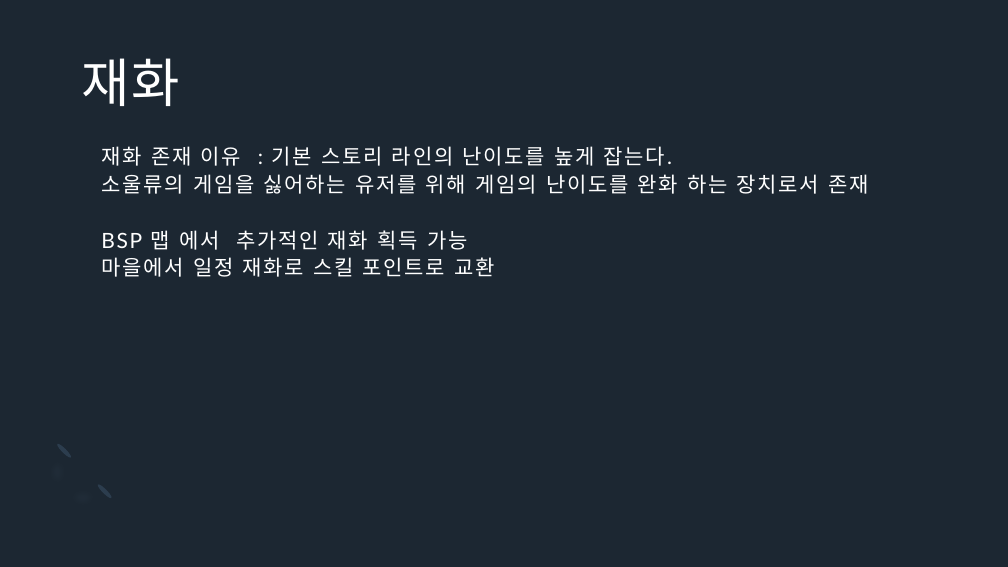
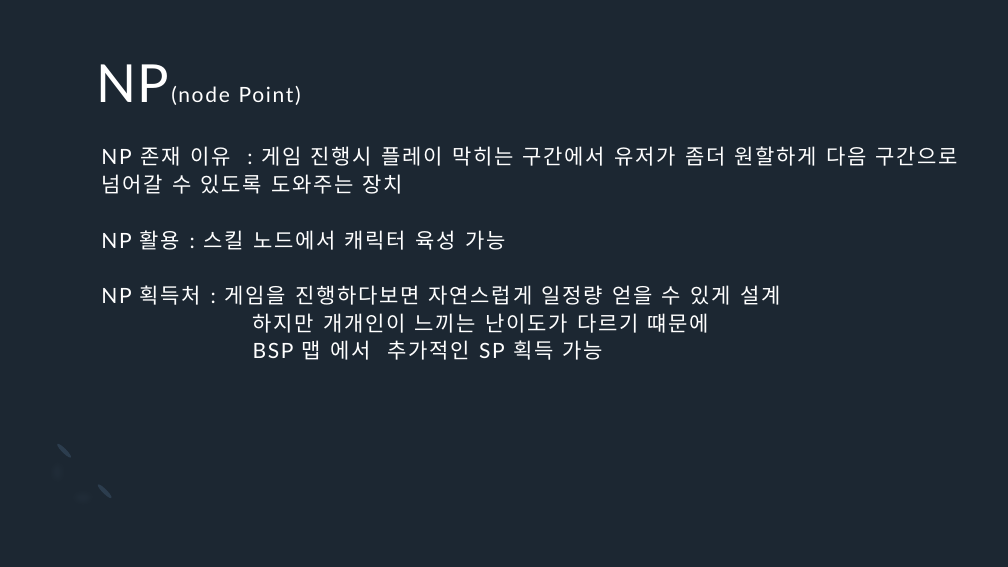
Before and after one commit to Icloy/2D_Roguelike, a slide deck: slide 22 of 기획서.pptx (slide 15 before the commit). Drawn at 1008x567 pixels with LibreOffice and Linux fonts; fonts in the diff are those of the drawing. Boxes give left, top, right and bottom in pixels: in the first picture for what was removed or moved away, otherwise in the second. Text is boxed around its words. In the diff, an @@ line names an element or a change of style, - is before the commit and + after.

```diff
--- a/기획서.pptx
+++ b/기획서.pptx
@@ text at (96, 64, 301, 105): text changed; size 50 to 20 pt @@
-재화
+NP(node Point)
@@ title at (101, 146, 958, 360): text changed @@
-재화 존재 이유 : 기본 스토리 라인의 난이도를 높게 잡는다.
-소울류의 게임을 싫어하는 유저를 위해 게임의 난이도를 완화 하는 장치로서 존재
-BSP 맵 에서 추가적인 재화 획득 가능
-마을에서 일정 재화로 스킬 포인트로 교환
+NP 존재 이유 : 게임 진행시 플레이 막히는 구간에서 유저가 좀더 원할하게 다음 구간으로 넘어갈 수 있도록 도와주는 장치
+NP 활용 : 스킬 노드에서 캐릭터 육성 가능
+NP 획득처 : 게임을 진행하다보면 자연스럽게 일정량 얻을 수 있게 설계
+하지만 개개인이 느끼는 난이도가 다르기 떄문에
+BSP 맵 에서 추가적인 SP 획득 가능
```
Also in this commit, not shown: 14 other slides changed, 5 slides added, 1 slide removed.
